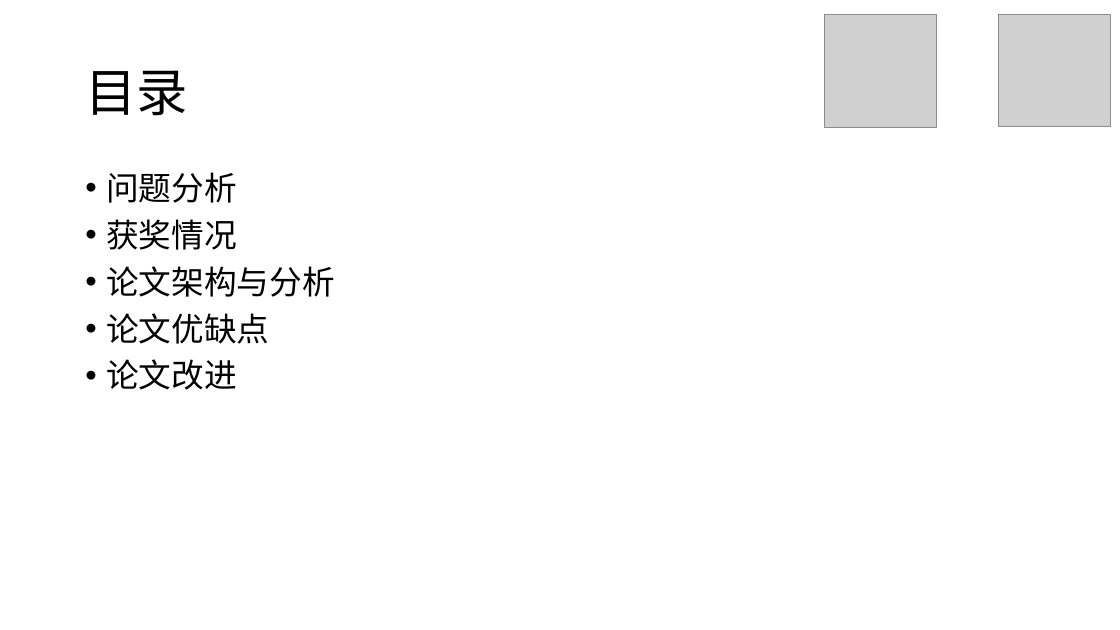
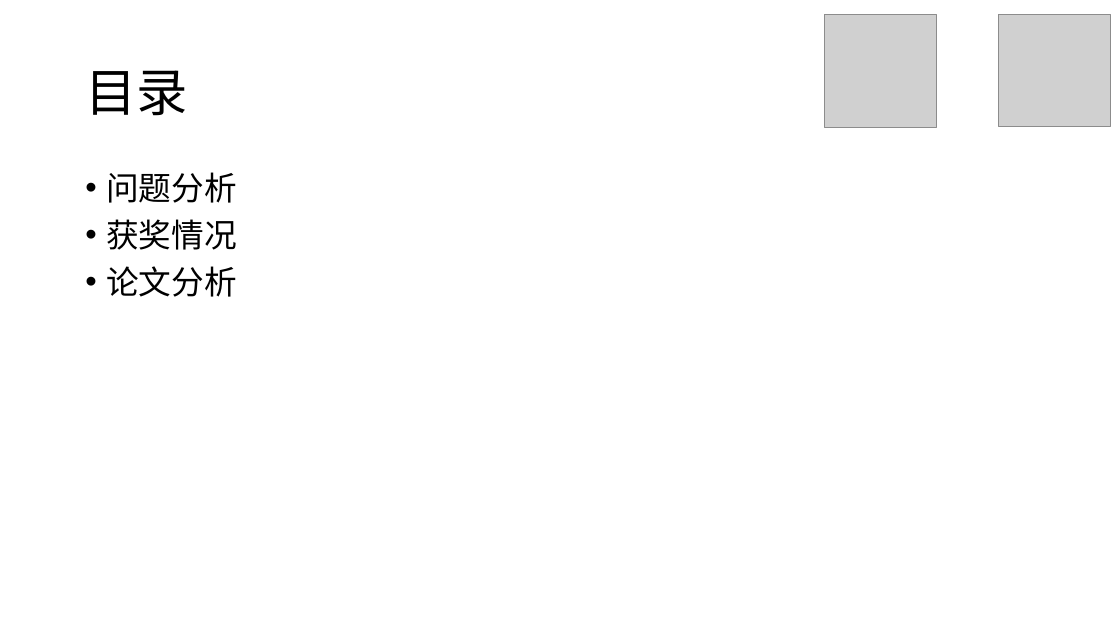
Before and after one commit to stOOrz-Science-Mind/2019_HiMCM_A_10005, a slide deck: slide 2 of 10005.pptx. Drawn at 1120x630 pixels with LibreOffice and Linux fonts; fonts in the diff are those of the drawing; grey boxes stand for pictures. Boxes give left, top, right and bottom in pixels: in the first picture for what was removed or moved away, otherwise in the second. Text is boxed around its words. In the diff, an @@ line names an element or a change of style, - is before the commit and + after.

```diff
--- a/10005.pptx
+++ b/10005.pptx
@@ text at box(106, 266, 237, 297): text changed @@
-• 论文架构与分析
-• 论文优缺点
-• 论文改进
+• 论文分析
```
Also in this commit, not shown: 2 other slides changed, 12 slides added, 2 other files.
